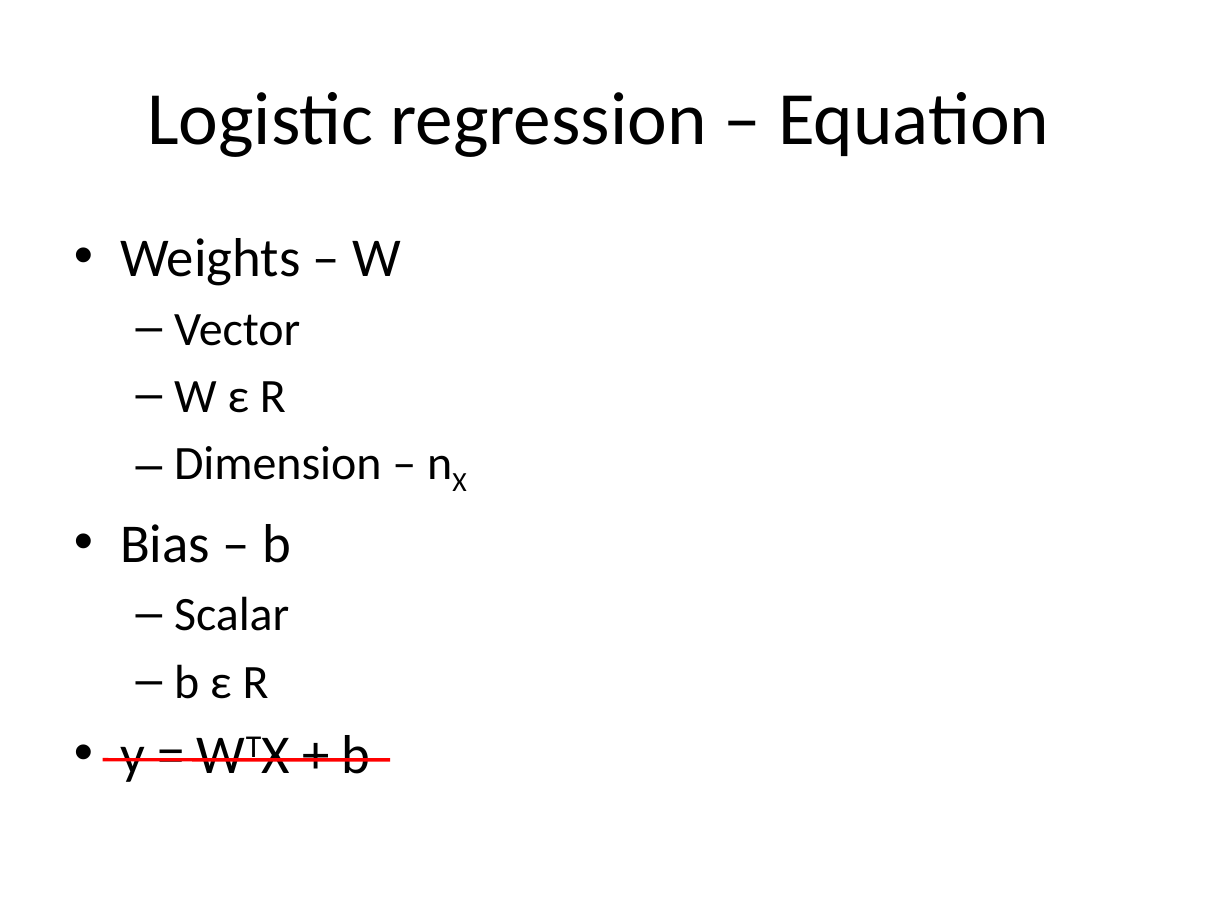
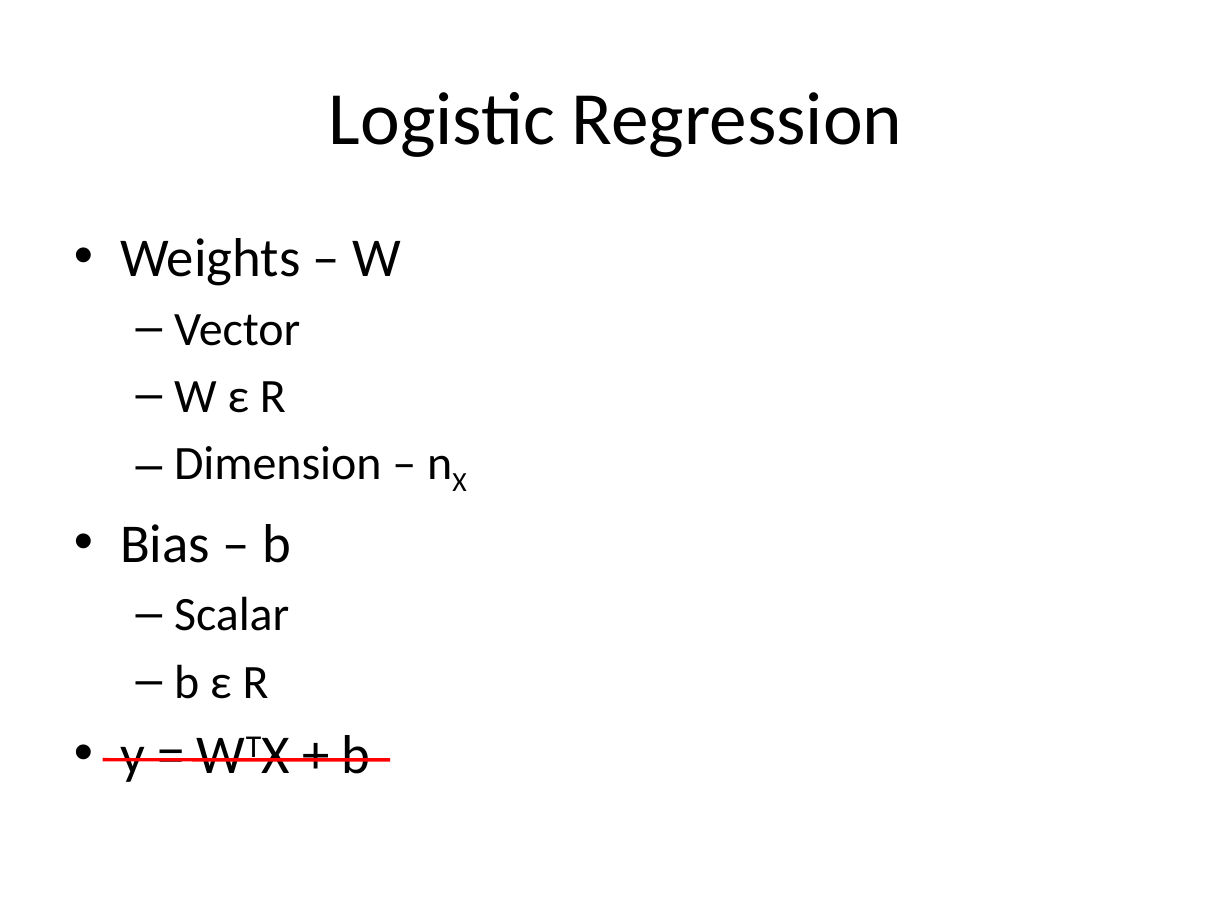
Before and after one commit to look4pritam/ArtificialIntelligence, a slide deck: slide 8 of ArtificialNeuralNetwork/ArtificialNeuralNetwork.pptx (slide 9 before the commit). Drawn at 1232x924 pixels with LibreOffice and Linux fonts; fonts in the diff are those of the drawing. Boxes give left, top, right and bottom in pixels: in the first picture for what was removed or moved away, otherwise in the second. Text is boxed around its words. In the diff, an @@ line names an element or a change of style, - is before the commit and + after.

```diff
--- a/ArtificialNeuralNetwork/ArtificialNeuralNetwork.pptx
+++ b/ArtificialNeuralNetwork/ArtificialNeuralNetwork.pptx
@@ title at [329, 92, 902, 157]: text changed @@
-Logistic regression – Equation
+Logistic Regression
```
Also in this commit, not shown: 9 other slides changed, 1 slide removed.
